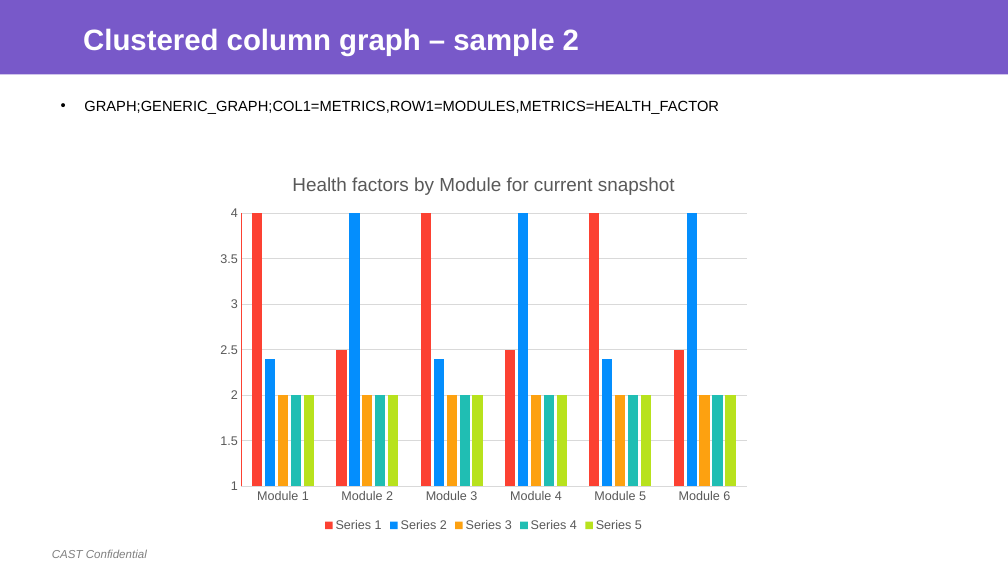
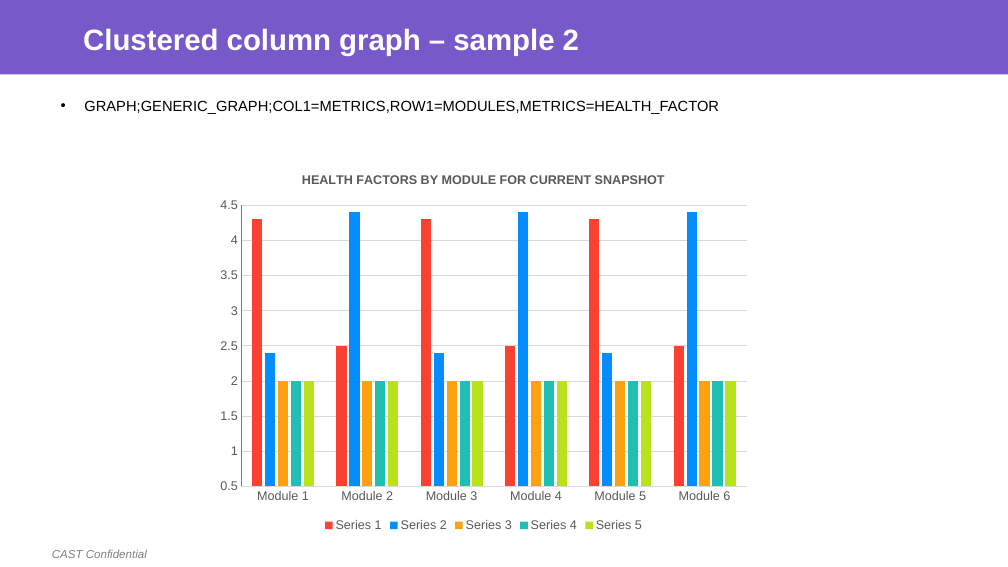
Before and after one commit to CAST-projects/ReportGenerator, a slide deck: slide 5 of CastReporting.Reporting/TemplatesFiles/Generic Graph Definition.pptx. Drawn at 1008x567 pixels with LibreOffice and Linux fonts; fonts in the diff are those of the drawing; background and template pictures are left out. Boxes give left, top, right and bottom in pixels: in the first picture for what was removed or moved away, otherwise in the second. Text is boxed around its words. In the diff, an @@ line names an element or a change of style, - is before the commit and + after.

```diff
--- a/CastReporting.Reporting/TemplatesFiles/Generic Graph Definition.pptx
+++ b/CastReporting.Reporting/TemplatesFiles/Generic Graph Definition.pptx
@@ column chart at [209,159,758,535] @@
@@ title "Health factors by Module for current snapshot " to "HEALTH FACTORS BY MODULE FOR CURRENT SNAPSHOT " @@
@@ value axis changed @@
```
Also in this commit, not shown: 5 other slides changed, 1 slide added, 1 slide removed, 3 other files.
